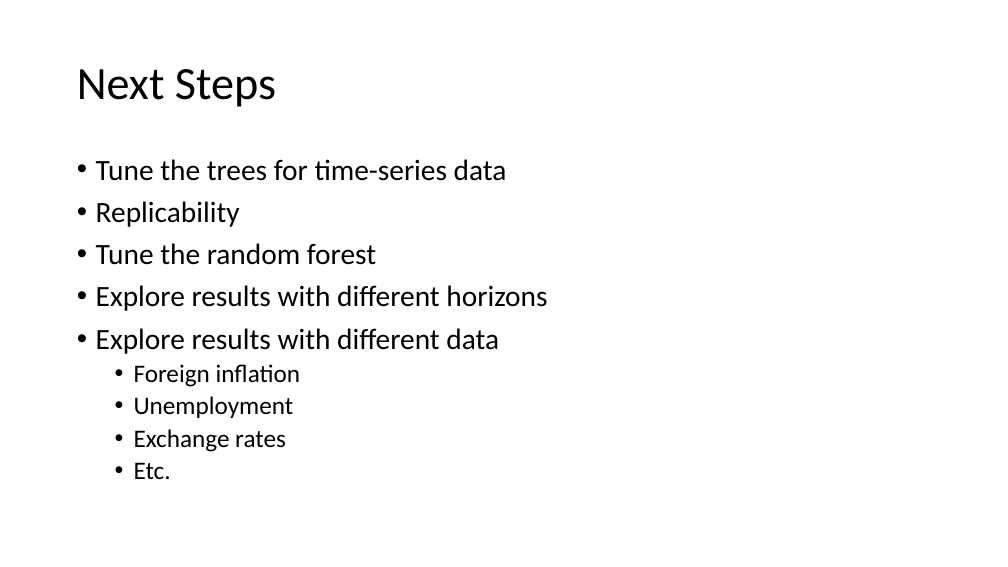
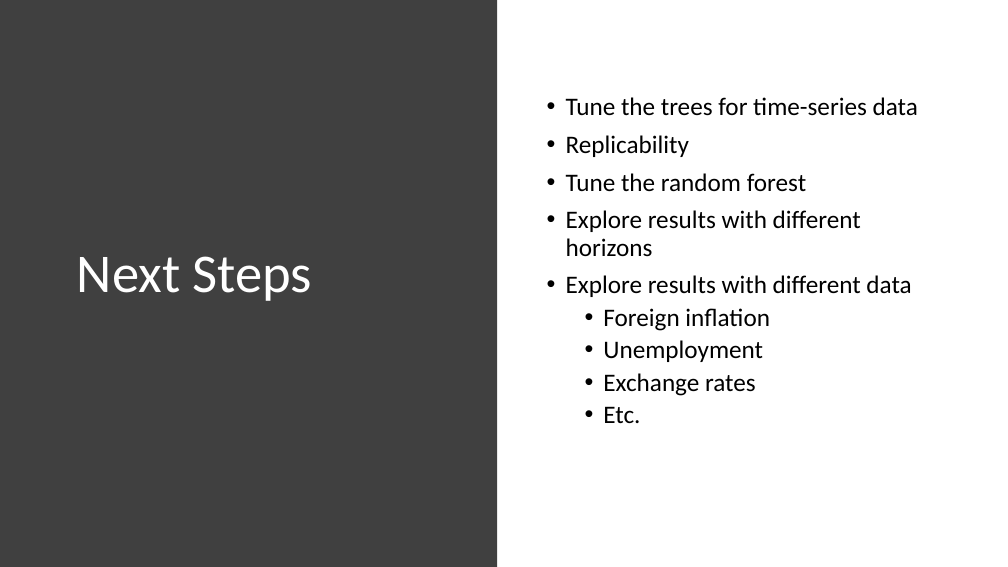
Before and after one commit to amoran57/thesis, a slide deck: slide 13 of Glynn Presentation.pptx. Drawn at 1008x567 pixels with LibreOffice and Linux fonts; fonts in the diff are those of the drawing. Boxes give left, top, right and bottom in pixels: in the first picture for what was removed or moved away, otherwise in the second. Text is boxed around its words. In the diff, an @@ line names an element or a change of style, - is before the commit and + after.

Commit message:
Export graph and data

```diff
--- a/Glynn Presentation.pptx
+++ b/Glynn Presentation.pptx
@@ rectangle added at [0,0,498,567], fill #404040 @@
@@ title "Next Steps": place and size @@
-title "Next Steps" at [77,69,276,107]
+title "Next Steps" at [77,256,313,301]
@@ title "Next Steps" at [77,256,313,301]: size 44 to 52 pt, text colour #000000 to #FFFFFF @@
@@ text "Tune the trees for time-series ...": place and size @@
-text "Tune the trees for time-series ..." at [96,159,547,479]
+text "Tune the trees for time-series ..." at [566,97,918,423]
@@ text "Tune the trees for time-series ..." at [566,97,918,423]: vertical alignment top to middle @@
@@ text at [566,97,918,297]: size 28 to 24 pt in "Tune the trees for time-series data", "Replicability", "Tune the random forest", "Explore results with different horizons" and 1 more places @@
```
Also in this commit, not shown: 5 other slides changed, 1 slide added, 1 slide removed, 3 other files.
